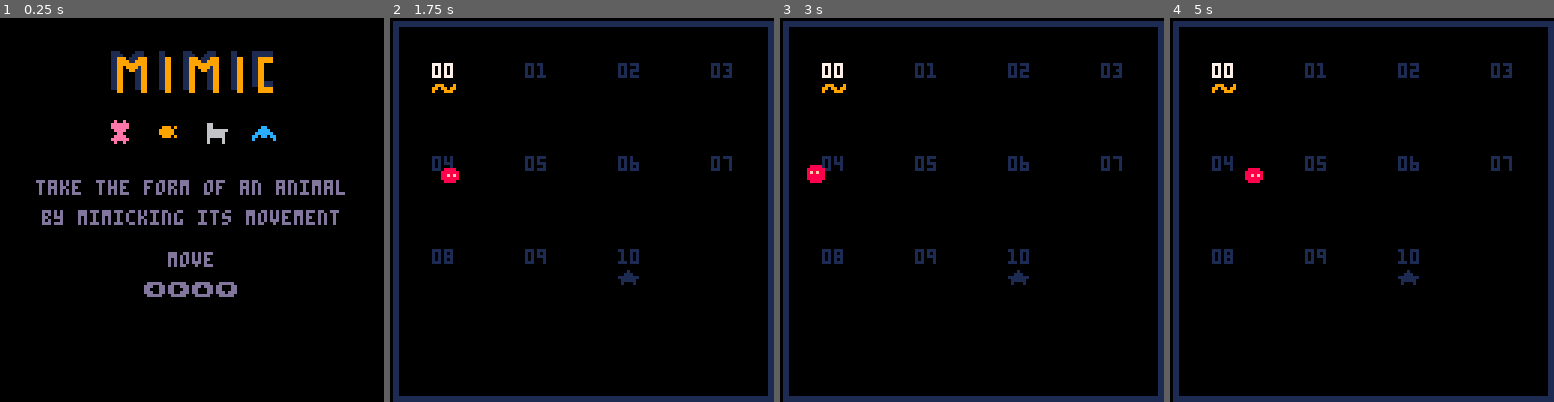
Above: before the commit, frames 1-4 (left to right).
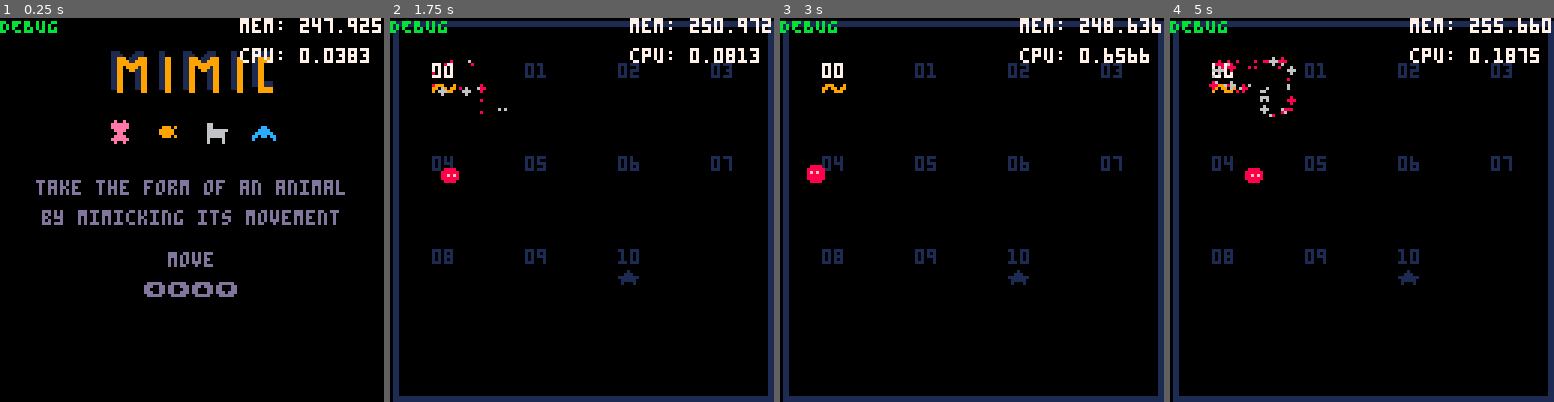
Above: after the commit, the same moments.

Repository: sourencho/mimic
Game: PICO-8 cartridge mimic.p8
The game is run twice, just before and just after one commit, with the same random seed, the same clock (stepped at 60 frames per second) and the same inputs.
Inputs:
- Up to frame 1 (0.25 s): no input
- Up to frame 2 (1.75 s): tap X (X key) at 0.33, 1.07 s; tap O (Z key) at 0.7, 1.7 s; hold Right from 1.6 s (still down)
- Up to frame 3 (3 s): tap X (X key) at 1.85, 2.97 s; release Right at 2.1 s; tap O (Z key) at 2.1, 2.5, 2.9 s; hold Up 2.15-2.42 s; hold Right from 2.47 s (still down)
- Up to frame 4 (5 s): release Right at 3.03 s; hold Left 3.08-3.58 s; tap O (Z key) every 0.4 s from 3.3 to 4.9 s; hold Down 3.63-3.97 s; hold Right 4.02-4.68 s; tap X (X key) at 4.08 s; hold Up from 4.73 s (still down)

The runs differ from the first frame. In frame 1, 1.4% of the frame differs, in the area x 0-100%, y 0-12%; in frame 2, 1.5%; in frame 3, 1.4%; in frame 4, 1.9%, in the area x 0-100%, y 0-26%.

Commit message:
Add fuzzy line vfx

Diff:
--- a/mimic.p8
+++ b/mimic.p8
@@ -23,7 +23,7 @@
 level_size = 16
 level_count = 11
 
-debug_mode = false
+debug_mode = true
 debug = "DEBUG\n"
 
 -- spr numbers
@@ -629,7 +629,14 @@
     if (btnp(1)) pl.dx = 1
     if (btnp(2)) pl.dy = -1
     if (btnp(3)) pl.dy = 1
-    if (btnp(4)) transform_vfx(actors[1])
+    if (btnp(4) and debug_mode) then
+        fuzzy_str_line_vfx(16, 16, 40, 16, 8, 6)
+        fuzzy_str_line_vfx(40, 16, 40, 32, 8, 6)
+        fuzzy_str_line_vfx(40, 32, 32, 32, 8, 6)
+        fuzzy_str_line_vfx(32, 32, 32, 24, 8, 6)
+        fuzzy_str_line_vfx(32, 24, 16, 24, 8, 6)
+        fuzzy_str_line_vfx(16, 24, 16, 16, 8, 6)
+    end
     if (btnp(5)) then
         if game.state == "splash" then
             game.state = "play"
@@ -910,6 +917,51 @@
         meta_data = {},
     }
     add(particles, box_particle)
+end
+
+function fuzzy_str_line_vfx(x1, y1, x2, y2, col, col2)
+    local line_particle = {
+        pos = {{x1, y1}, {x2, y2}},
+        col = col,
+        draw_fn = draw_fuzzy_str_line,
+        start_tick = game.tick,
+        end_tick = game.tick + 30,
+        meta_data = {col2 = col2}
+    }
+    add(particles, line_particle)
+end
+
+function draw_fuzzy_str_line(pos, col, curr_tick, start_tick, end_tick, meta_data)
+    local x = pos[1][1]
+    local y = pos[1][2]
+    local x2 = pos[2][1]
+    local y2 = pos[2][2]
+    if x == x2 then
+        dx = 0
+        if y2 > y then dy = 1 else dy = -1 end
+    else
+        if x2 > x then dx = 1 else dx = -1 end
+        dy = 0
+    end
+    while x != x2 or y != y2 do
+        local r = rnd()
+        local rx = 0
+        local ry = 0
+        local c = col
+        if (rnd() > 0.5) c = meta_data["col2"]
+        if dx == 0 then
+            rx = flr(rnd(3)) - 2
+        else
+            ry = flr(rnd(3)) - 2
+        end
+        if r > 0.8 then
+            circfill(x + rx, y + ry, 0, c)
+        elseif r > 0.77 then
+            circfill(x + rx, y + ry, 1, c)
+        end
+        x += dx
+        y += dy
+    end
 end
 
 function draw_box(pos, col, curr_tick, start_tick, end_tick, meta_data)
@@ -1222,6 +1274,8 @@
 
 function draw_debug()
     print(debug, 0, 0, 11)
+    print("mem: "..stat(0),80,0,7)
+    print("cpu: "..stat(1),80,10,7)
 end
 
 function debug_log(s)
